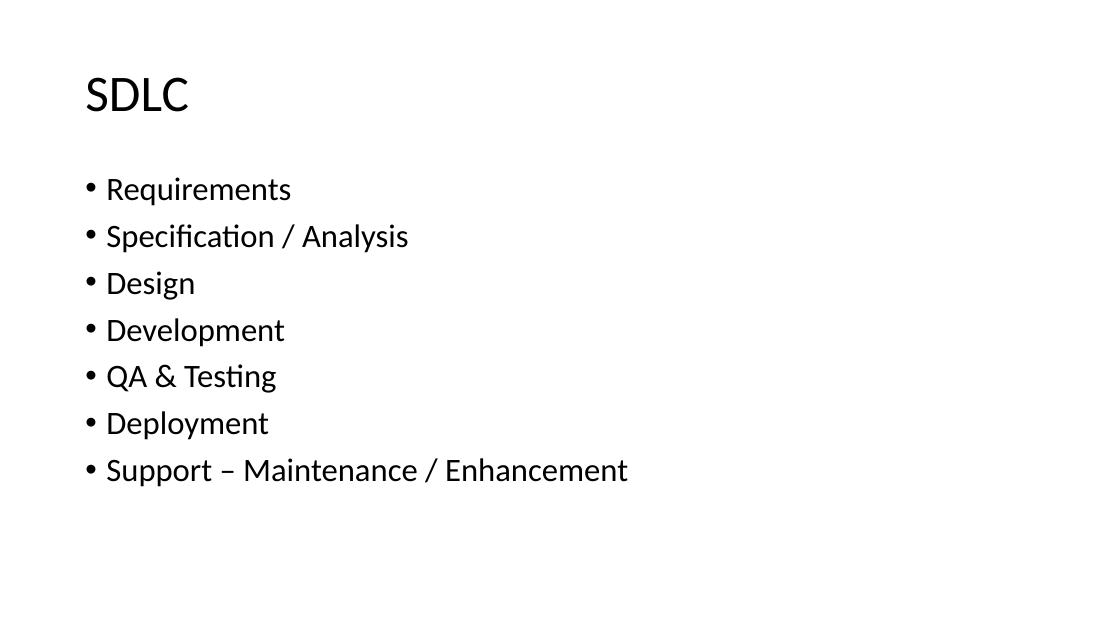
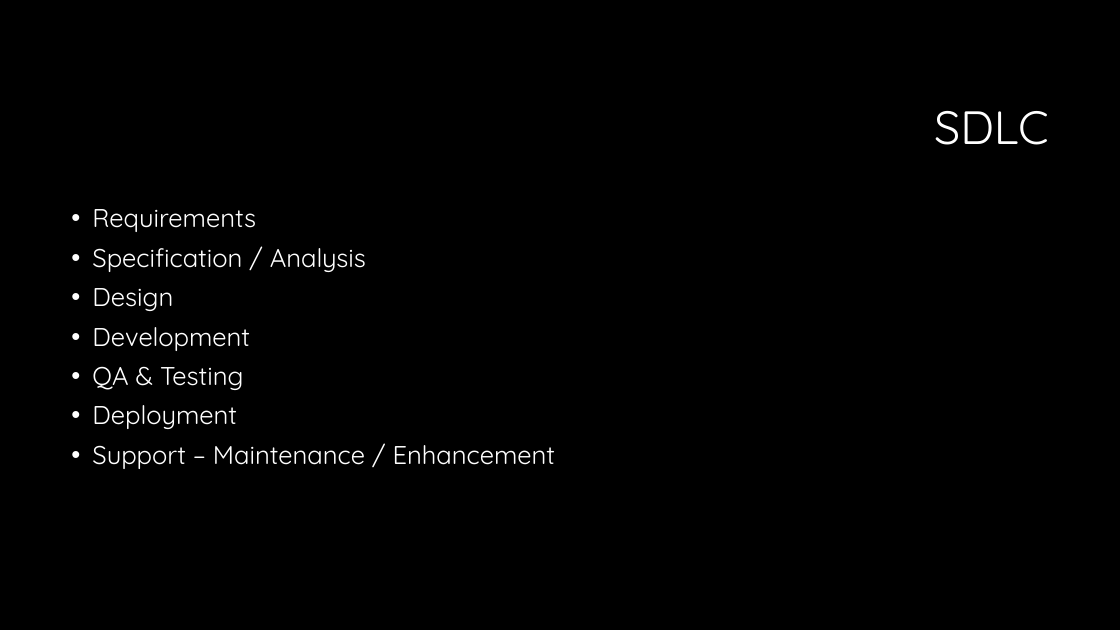
Before and after one commit to petrusfourie/health_first, a slide deck: slide 2 of Hospital_Management_Project.pptx. Drawn at 1120x630 pixels with LibreOffice and Linux fonts; fonts in the diff are those of the drawing; background and template pictures are left out. Boxes give left, top, right and bottom in pixels: in the first picture for what was removed or moved away, otherwise in the second. Text is boxed around its words. In the diff, an @@ line names an element or a change of style, - is before the commit and + after.

Commit message:
Updated slides - waiting for UML design

```diff
--- a/Hospital_Management_Project.pptx
+++ b/Hospital_Management_Project.pptx
@@ background #FFFFFF to #000000 @@
@@ title "SDLC": place and size @@
-title "SDLC" at (85, 77, 189, 112)
+title "SDLC" at (934, 111, 1049, 145)
@@ title "SDLC" at (934, 111, 1049, 145): size 44 to 40 pt, font Calibri to Quicksand, text colour #000000 to #FFFFFF; alignment left to right @@
@@ text "Requirements": place and size @@
-text "Requirements" at (106, 177, 628, 487)
+text "Requirements" at (92, 209, 556, 469)
@@ text "Requirements" at (92, 209, 556, 469): size 28 to 22 pt, font Calibri to Quicksand, text colour #000000 to #FFFFFF @@
```
Also in this commit, not shown: 13 other slides changed, 9 slides added.
